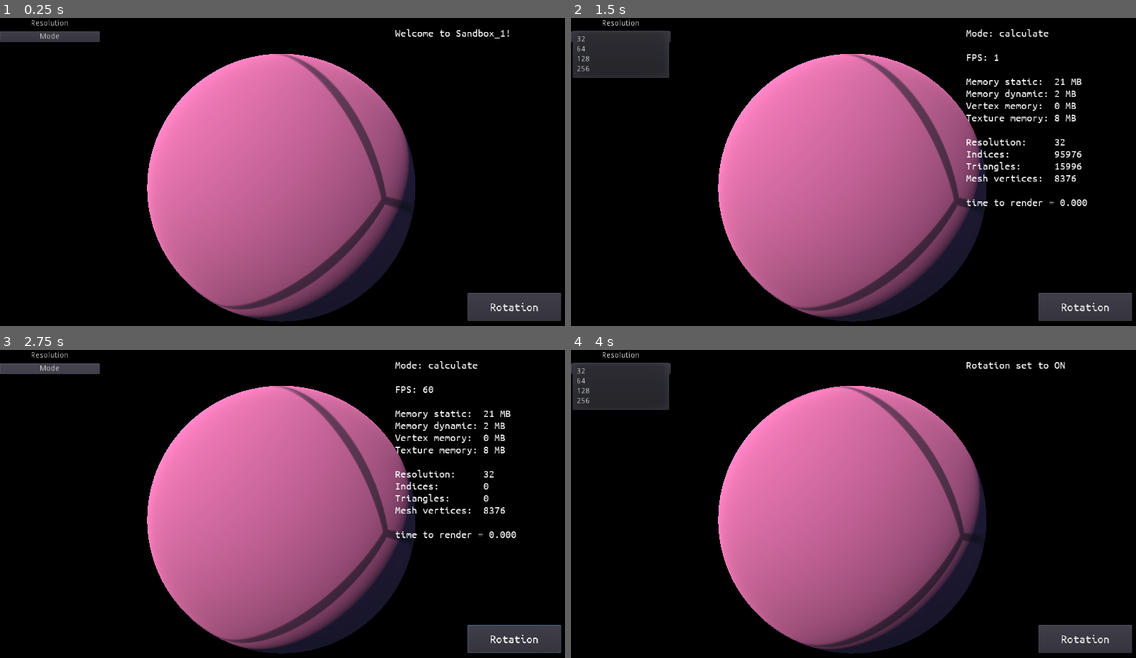
Above: before the commit, frames 1-4 (two rows, left to right).
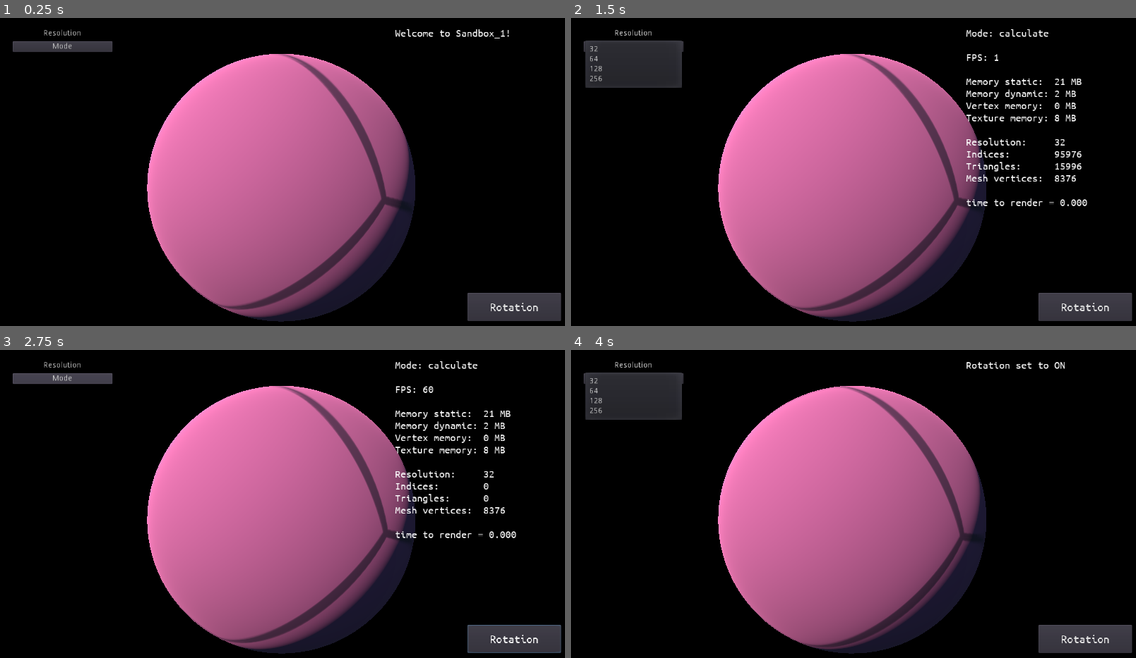
Above: after the commit, the same moments.

Repository: jinjagit/sandbox_1
Game: Godot game, scene res://Main.tscn
Two runs of this game, one before a commit and one after it. Both use one fixed random seed, a clock stepped at 60 frames per second and the inputs below.
Inputs:
- Up to frame 1 (0.25 s): no input
- Up to frame 2 (1.5 s): click "Rotation" at 0.5 s; click "Resolution" at 1.25 s
- Up to frame 3 (2.75 s): click "Mode" at 2 s
- Up to frame 4 (4 s): click "Rotation" at 2.75 s; click "Resolution" at 3.5 s

The runs differ from the first frame. In frame 1, 1.2% of the frame differs, in the area x 0-20%, y 0-11%; in frame 2, 1.8%, in the area x 0-20%, y 0-23%; in frame 3, 1.2%; in frame 4, 1.8%.

Commit message:
Include new UI elements when hide/unhide UI

Diff:
--- a/Main.tscn
+++ b/Main.tscn
@@ -67,8 +67,10 @@
 text = "Rotation"
 
 [node name="VBoxContainer" type="VBoxContainer" parent="Control/CanvasLayer"]
-margin_right = 181.0
-margin_bottom = 598.0
+margin_left = 23.0
+margin_top = 18.0
+margin_right = 204.0
+margin_bottom = 616.0
 
 [node name="MenuButton" type="MenuButton" parent="Control/CanvasLayer/VBoxContainer"]
 margin_right = 181.0
--- a/Planet.gd
+++ b/Planet.gd
@@ -52,6 +52,8 @@
 	if event is InputEventKey and Input.is_key_pressed(KEY_U):
 		StatsText.visible = not StatsText.visible
 		Btn.visible = not Btn.visible
+		BtnMode.visible = not BtnMode.visible
+		MenuRes.visible = not MenuRes.visible
 
 func _ready():
 	var test_dict = {"one": [6, 4], "two": [1, 2]}
